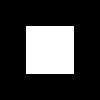
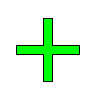
Layered file, before and after one edit (100 × 100). Changes by layer:
hid "TopWall" over 0, 0, 100, 26
hid "RightWall" over 74, 0, 100, 100
hid "LeftWall" over 0, 0, 26, 100
hid "BottomWall" over 0, 74, 100, 100
added layer "Health" above "Money" over 16, 16, 80, 82
hid "Background" over 0, 0, 100, 100
